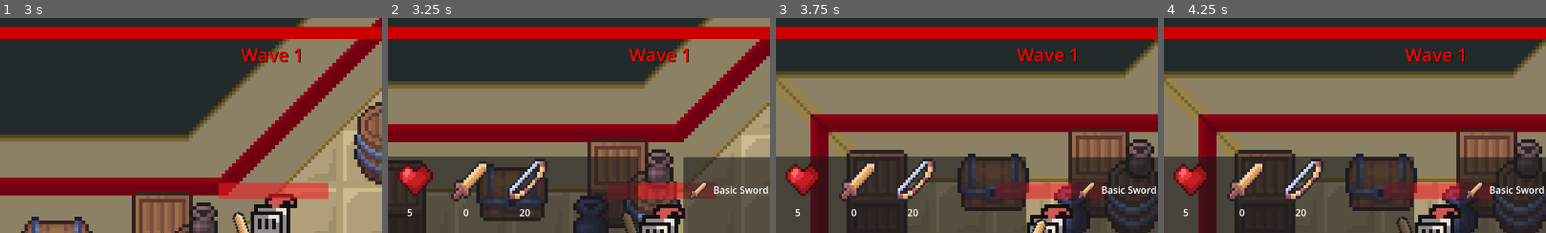
Above: before the commit, frames 1-4 (left to right).
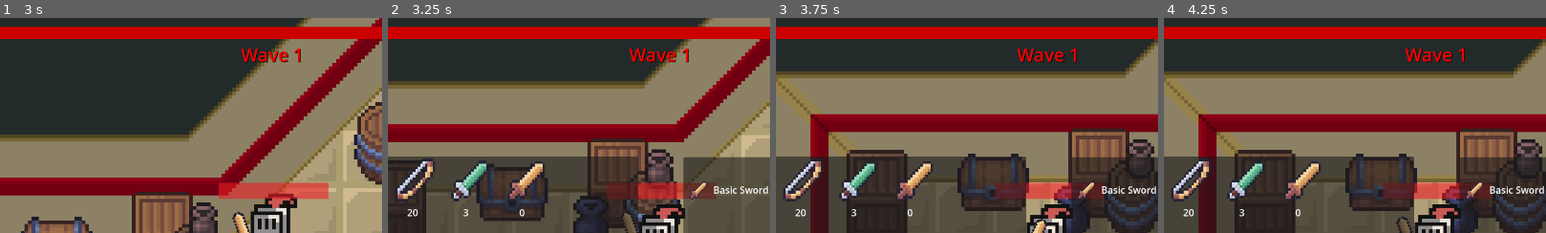
Above: after the commit, the same moments.

Repository: DavydGladius/Gladiator
Game: Godot game, scene res://Scenes/main_menu.tscn
Same seed, same stepped clock (60 frames per second), same inputs: the game is played once before the commit and once after it. Sound files missing from this copy of the repository are replaced by a short silence.
Inputs (mouse positions are % of the whole screen's width and height, from its top left):
- Up to frame 1 (3 s): click "Start" at 0.5 s; tap Enter at 1.25 s; move the mouse to (45, 70) at 1.27 s; hold W (up) 1.28-2 s; click (45, 70) at 1.35 s; drag from (80, 65) to (55, 41) at 2.02 s; move the mouse to (20, 35) at 2.77 s; hold A (left) from 2.78 s (still down); hold Shift from 2.78 s (still down)
- Up to frame 2 (3.25 s): keep holding A (left); keep holding Shift
- Up to frame 3 (3.75 s): release A (left) at 3.5 s; release Shift at 3.5 s; drag from (55, 50) to (47, 85) at 3.52 s
- Up to frame 4 (4.25 s): no input
The pictures show only the part of the screen within x 14-64%, y 0-50%; the shares and areas given below are measured in that part.

Frame 1 is identical in both runs. In frame 2, 2.8% of the frame differs, in the area x 2-42%, y 65-93%; in frame 3, 2.9%; in frame 4, 2.9%.

Commit message:
fixes again?
i give up sometimes work sometimes not...

Diff:
--- a/scripts/ui/death_screen.gd
+++ b/scripts/ui/death_screen.gd
@@ -49,9 +49,19 @@
 	AudioManager.play_click()
 	get_tree().paused = false
 	hide()
+	if $AudioStreamPlayer: $AudioStreamPlayer.stop()
 	if player:
 		player.is_dead = false
 		player.set_physics_process(true)
+		# FIX: atstatome collision, kad safe_area body_entered veiktų
+		var collision = player.get_node_or_null("CollisionShape2D")
+		if collision:
+			collision.disabled = false
+		if player.animations:
+			player.animations.play("idle")
 		player.load_player_data()
-	if $AudioStreamPlayer: $AudioStreamPlayer.stop()
+	# Neleidžiame wave_started perrašyti šopo duomenų
+	var shop = get_tree().current_scene.find_child("ShopScene", true, false)
+	if shop and shop.has_method("load_shop_from_save"):
+		shop.load_shop_from_save()
 	wavemanager.load_wave_data()
--- a/scripts/ui/pause_menu.gd
+++ b/scripts/ui/pause_menu.gd
@@ -83,6 +83,7 @@
 func _on_load_pressed() -> void:
 	player.load_player_data()
 	wavemanager.load_wave_data()
+	# FIX: perkrauname shopą iš save (metodas dabar egzistuoja)
 	var shop = get_tree().current_scene.find_child("ShopScene", true, false)
 	if shop and shop.has_method("load_shop_from_save"):
 		shop.load_shop_from_save()
--- a/scripts/ui/shop_scene.gd
+++ b/scripts/ui/shop_scene.gd
@@ -8,6 +8,7 @@
 
 var current_item_indices: Array = []
 var purchased_indices: Array = []
+var _skip_next_shuffle: bool = false
 
 func _ready() -> void:
 	Description.text = ""
@@ -30,22 +31,32 @@
 				inventory_screen.hide_inventory()
 
 func _on_wave_started(_wave_number: int) -> void:
+	if _skip_next_shuffle:
+		_skip_next_shuffle = false
+		return
 	_shuffel_shop()
 
 func _shuffel_shop() -> void:
 	current_item_indices.clear()
 	purchased_indices.clear()
-	for i in range(3):
-		current_item_indices.append(randi() % available_items.size())
+	current_item_indices = _pick_unique_indices(3)
 	_save_shop()
 	_build_shop()
 
 func _shuffel_shop_no_save() -> void:
 	current_item_indices.clear()
 	purchased_indices.clear()
-	for i in range(3):
-		current_item_indices.append(randi() % available_items.size())
+	current_item_indices = _pick_unique_indices(3)
 	_build_shop()
+
+# FIX: visada parenkame skirtingus itemus (jei yra pakankamai)
+func _pick_unique_indices(count: int) -> Array:
+	var pool = range(available_items.size())
+	pool.shuffle()
+	var result = []
+	for i in range(min(count, pool.size())):
+		result.append(pool[i])
+	return result
 
 func _load_shop() -> void:
 	var d = SaveManager.load_section("shop")
@@ -68,6 +79,11 @@
 	current_item_indices = loaded_indices.map(func(x): return int(x))
 	purchased_indices = loaded_purchased.map(func(x): return int(x))
 	_build_shop()
+
+# FIX: viešas metodas, kurį kviečia pause_menu ir death_screen po load
+func load_shop_from_save() -> void:
+	_skip_next_shuffle = true  # Neleidžiame wave_started perrašyti ką tik įkeltų duomenų
+	_load_shop()
 
 func _save_shop() -> void:
 	SaveManager.save_section("shop", {
